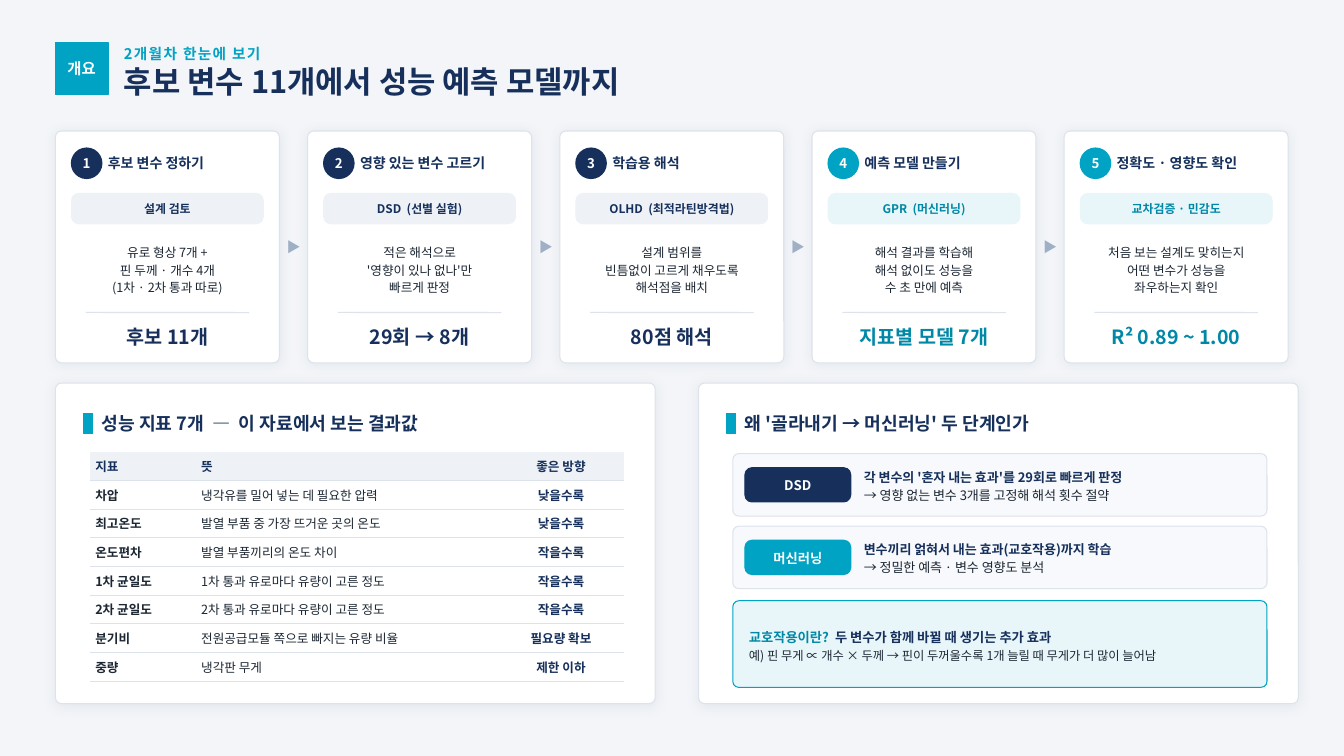
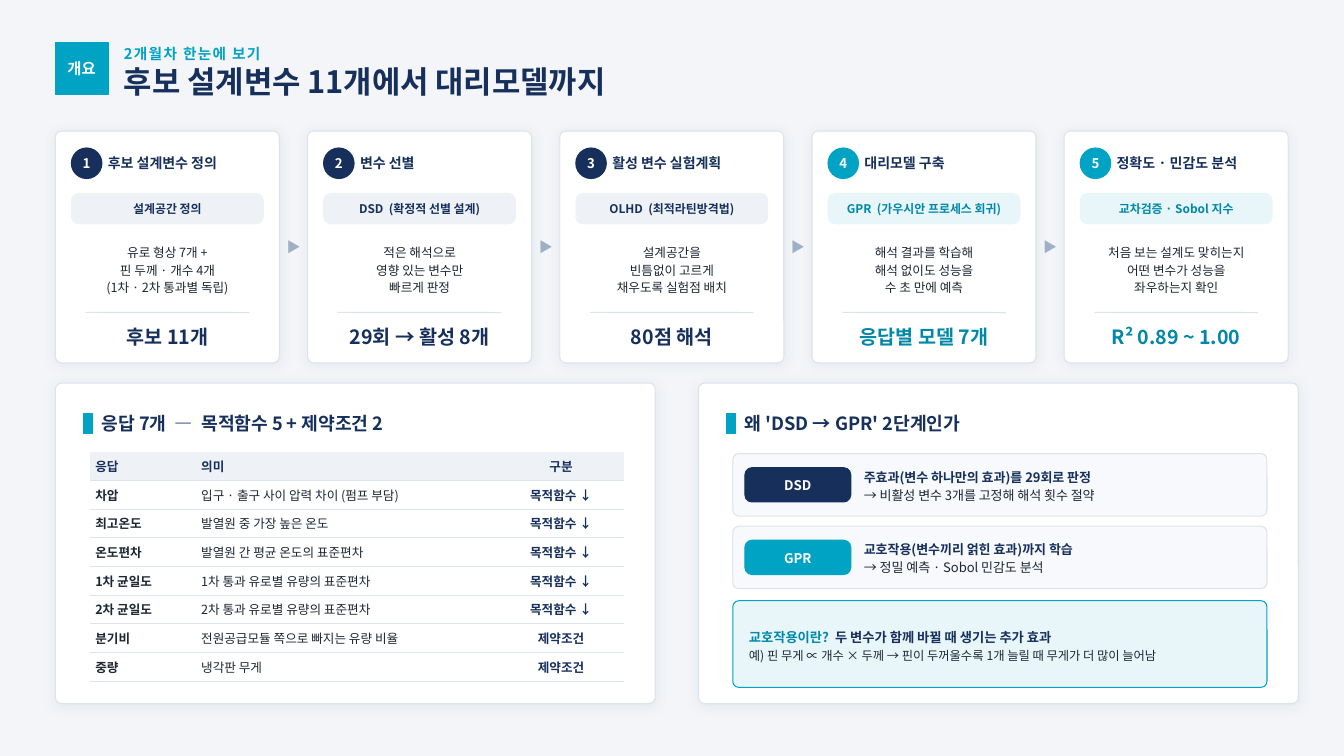
Before and after one commit to yjs9716/dddd, a slide deck: slide 3 of 2개월차_변수선별_및_대리모델구축.pptx. Drawn at 1344x756 pixels with LibreOffice and Linux fonts; fonts in the diff are those of the drawing. Boxes give left, top, right and bottom in pixels: in the first picture for what was removed or moved away, otherwise in the second. Text is boxed around its words. In the diff, an @@ line names an element or a change of style, - is before the commit and + after.

```diff
--- a/2개월차_변수선별_및_대리모델구축.pptx
+++ b/2개월차_변수선별_및_대리모델구축.pptx
@@ text at box(124, 67, 606, 96): text changed @@
-후보 변수 11개에서 성능 예측 모델까지
+후보 설계변수 11개에서 대리모델까지
@@ text at box(108, 156, 217, 170): text changed @@
-후보 변수 정하기
+후보 설계변수 정의
@@ text at box(360, 156, 415, 170): text changed @@
-영향 있는 변수 고르기
+변수 선별
@@ text at box(612, 156, 721, 170): text changed @@
-학습용 해석
+활성 변수 실험계획
@@ text at box(864, 156, 945, 170): text changed @@
-예측 모델 만들기
+대리모델 구축
@@ text at box(1117, 156, 1237, 170): text changed @@
-정확도 · 영향도 확인
+정확도 · 민감도 분석
@@ text at box(133, 203, 202, 214): text changed @@
-설계 검토
+설계공간 정의
@@ text at box(359, 203, 480, 215): text changed @@
-DSD (선별 실험)
+DSD (확정적 선별 설계)
@@ text at box(847, 203, 1001, 216): text changed @@
-GPR (머신러닝)
+GPR (가우시안 프로세스 회귀)
@@ text at box(1119, 203, 1234, 214): text changed @@
-교차검증 · 민감도
+교차검증 · Sobol 지수
@@ text at box(376, 264, 463, 276): text changed @@
-'영향이 있나 없나'만
+영향 있는 변수만
@@ text at box(617, 246, 727, 293): text changed @@
-설계 범위를
-빈틈없이 고르게 채우도록
-해석점을 배치
+설계공간을
+빈틈없이 고르게
+채우도록 실험점 배치
@@ text at box(106, 281, 228, 295): text changed @@
-(1차 · 2차 통과 따로)
+(1차 · 2차 통과별 독립)
@@ text at box(350, 327, 490, 346): text changed @@
-29회 → 8개
+29회 → 활성 8개
@@ text at box(859, 327, 989, 346): text changed @@
-지표별 모델 7개
+응답별 모델 7개
@@ text at box(102, 414, 384, 432): text changed @@
-성능 지표 7개 — 이 자료에서 보는 결과값
+응답 7개 — 목적함수 5 + 제약조건 2
@@ text at box(745, 414, 960, 432): text changed @@
-왜 '골라내기 → 머신러닝' 두 단계인가
+왜 'DSD → GPR' 2단계인가
@@ table at box(90, 452, 624, 677) @@
-row 1: 지표 | 뜻 | 좋은 방향
+row 1: 응답 | 의미 | 구분
-row 2, column 2: 냉각유를 밀어 넣는 데 필요한 압력
+row 2, column 2: 입구 · 출구 사이 압력 차이 (펌프 부담)
-row 2, column 3: 낮을수록
+row 2, column 3: 목적함수 ↓
-row 3, column 2: 발열 부품 중 가장 뜨거운 곳의 온도
+row 3, column 2: 발열원 중 가장 높은 온도
-row 3, column 3: 낮을수록
+row 3, column 3: 목적함수 ↓
-row 4, column 2: 발열 부품끼리의 온도 차이
+row 4, column 2: 발열원 간 평균 온도의 표준편차
-row 4, column 3: 작을수록
+row 4, column 3: 목적함수 ↓
-row 5, column 2: 1차 통과 유로마다 유량이 고른 정도
+row 5, column 2: 1차 통과 유로별 유량의 표준편차
-row 5, column 3: 작을수록
+row 5, column 3: 목적함수 ↓
-row 6, column 2: 2차 통과 유로마다 유량이 고른 정도
+row 6, column 2: 2차 통과 유로별 유량의 표준편차
-row 6, column 3: 작을수록
+row 6, column 3: 목적함수 ↓
-row 7, column 3: 필요량 확보
+row 7, column 3: 제약조건
-row 8, column 3: 제한 이하
+row 8, column 3: 제약조건
@@ text at box(864, 471, 1095, 501): text changed @@
-각 변수의 '혼자 내는 효과'를 29회로 빠르게 판정
-→ 영향 없는 변수 3개를 고정해 해석 횟수 절약
+주효과(변수 하나만의 효과)를 29회로 판정
+→ 비활성 변수 3개를 고정해 해석 횟수 절약
@@ text at box(784, 553, 811, 563): text changed @@
-머신러닝
+GPR
@@ text at box(864, 543, 1073, 573): text changed @@
-변수끼리 얽혀서 내는 효과(교호작용)까지 학습
-→ 정밀한 예측 · 변수 영향도 분석
+교호작용(변수끼리 얽힌 효과)까지 학습
+→ 정밀 예측 · Sobol 민감도 분석
```
Also in this commit, not shown: 10 other slides changed, 2 other files.
